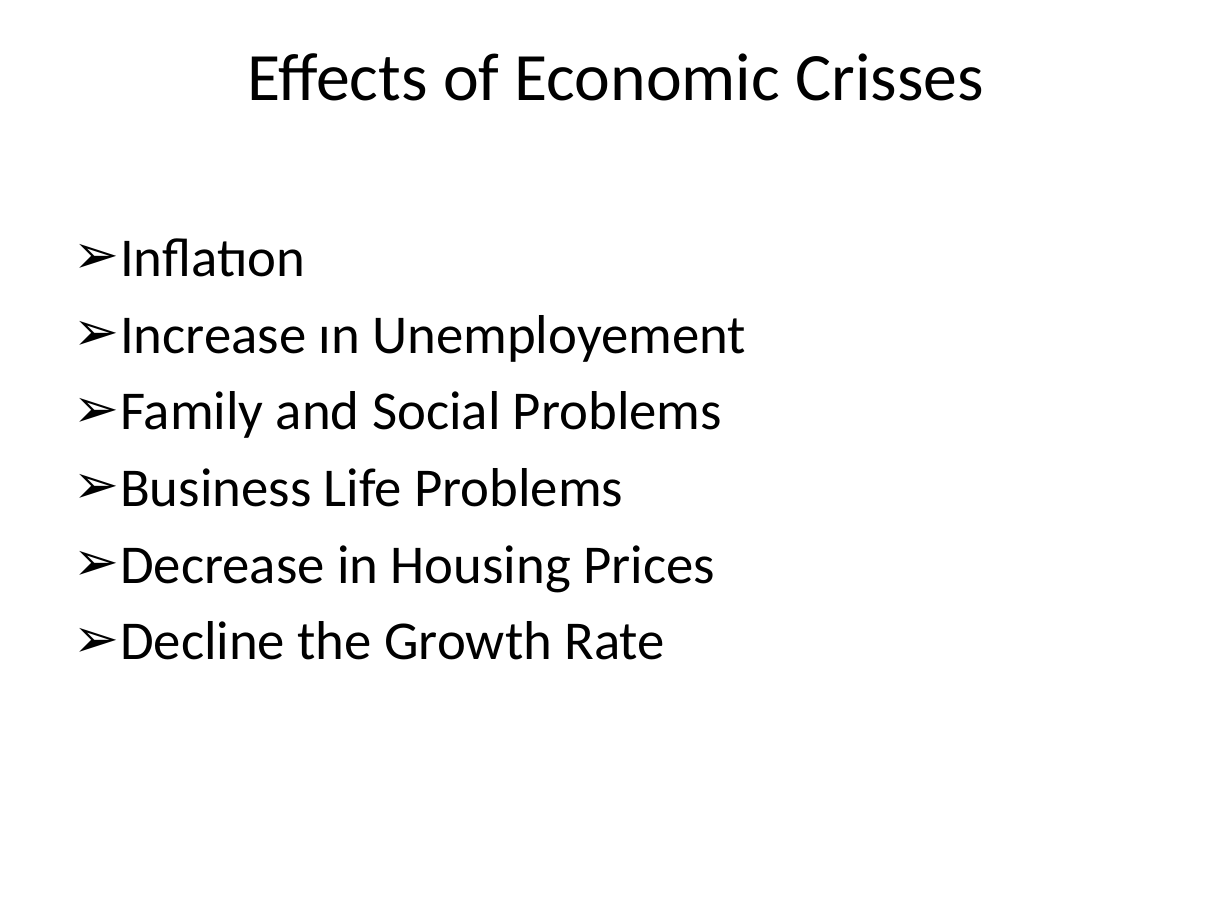
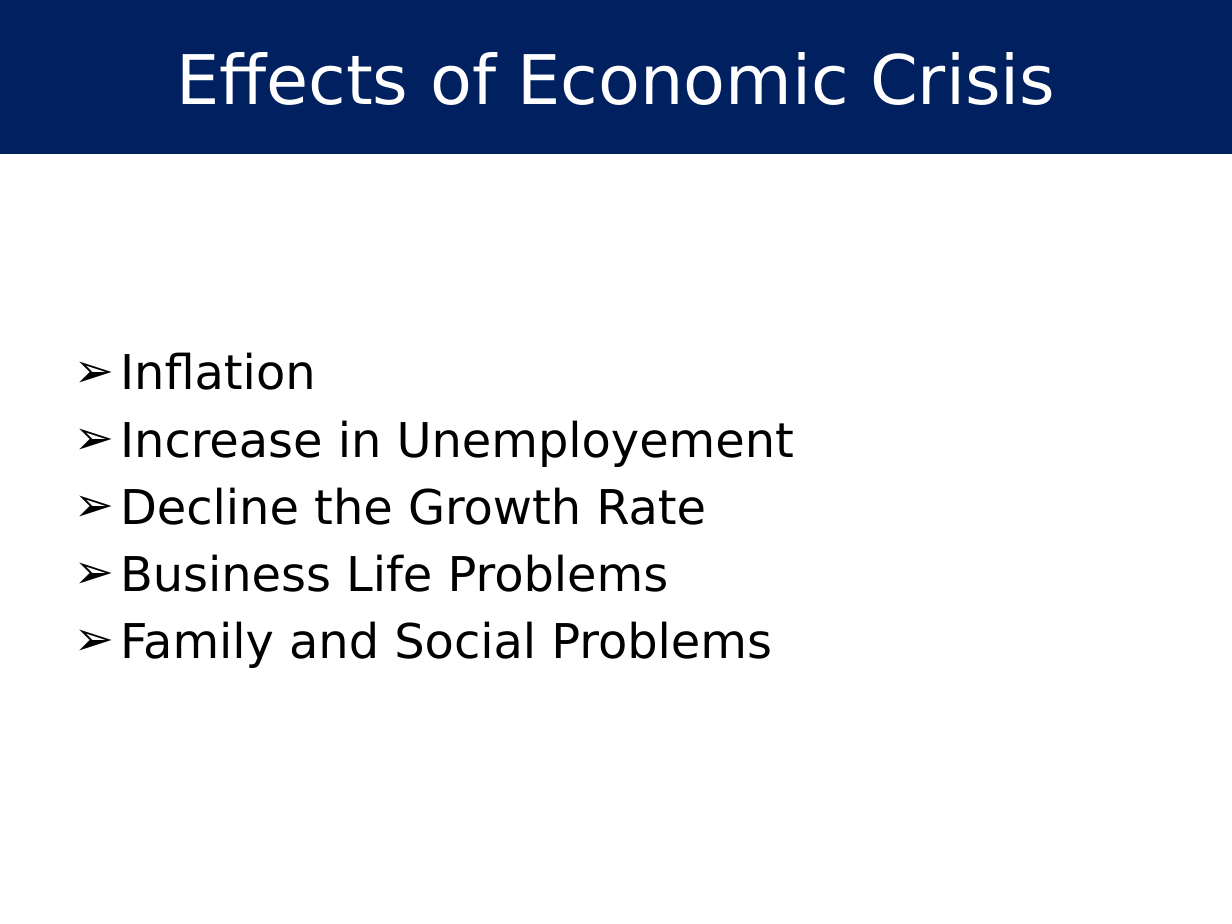
Before and after one commit to hakanyildiz/BIM444-Computer-Engineering-Apps, a slide deck: slide 4 of Documents/DUYARLIOL.pptx. Drawn at 1232x924 pixels with LibreOffice and Linux fonts; fonts in the diff are those of the drawing. Boxes give left, top, right and bottom in pixels: in the first picture for what was removed or moved away, otherwise in the second. Text is boxed around its words. In the diff, an @@ line names an element or a change of style, - is before the commit and + after.

```diff
--- a/Documents/DUYARLIOL.pptx
+++ b/Documents/DUYARLIOL.pptx
@@ rectangle added at (0,0,1232,154), fill #002060, 40 pt, text #FFFFFF @@
+Effects of Economic Crisis
@@ text removed at (120,238,746,660) @@
-➢ Inflatıon
-➢ Increase ın Unemployement
-➢ Family and Social Problems
-➢ Business Life Problems
-➢ Decrease in Housing Prices
-➢ Decline the Growth Rate
@@ text added at (120,352,794,668), 28 pt, text #000000 @@
+➢ Inflation
+➢ Increase in Unemployement
+➢ Decline the Growth Rate
+➢ Business Life Problems
+➢ Family and Social Problems
```
Also in this commit, not shown: 17 other slides changed, 2 slides added, 2 slides removed.
